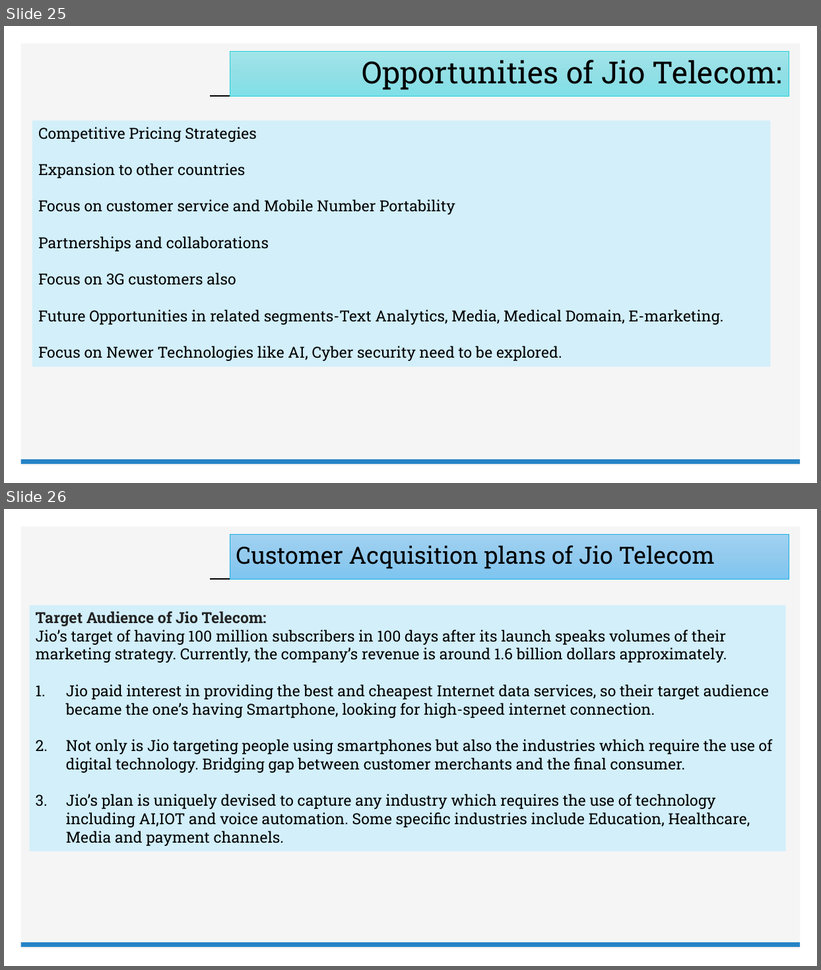
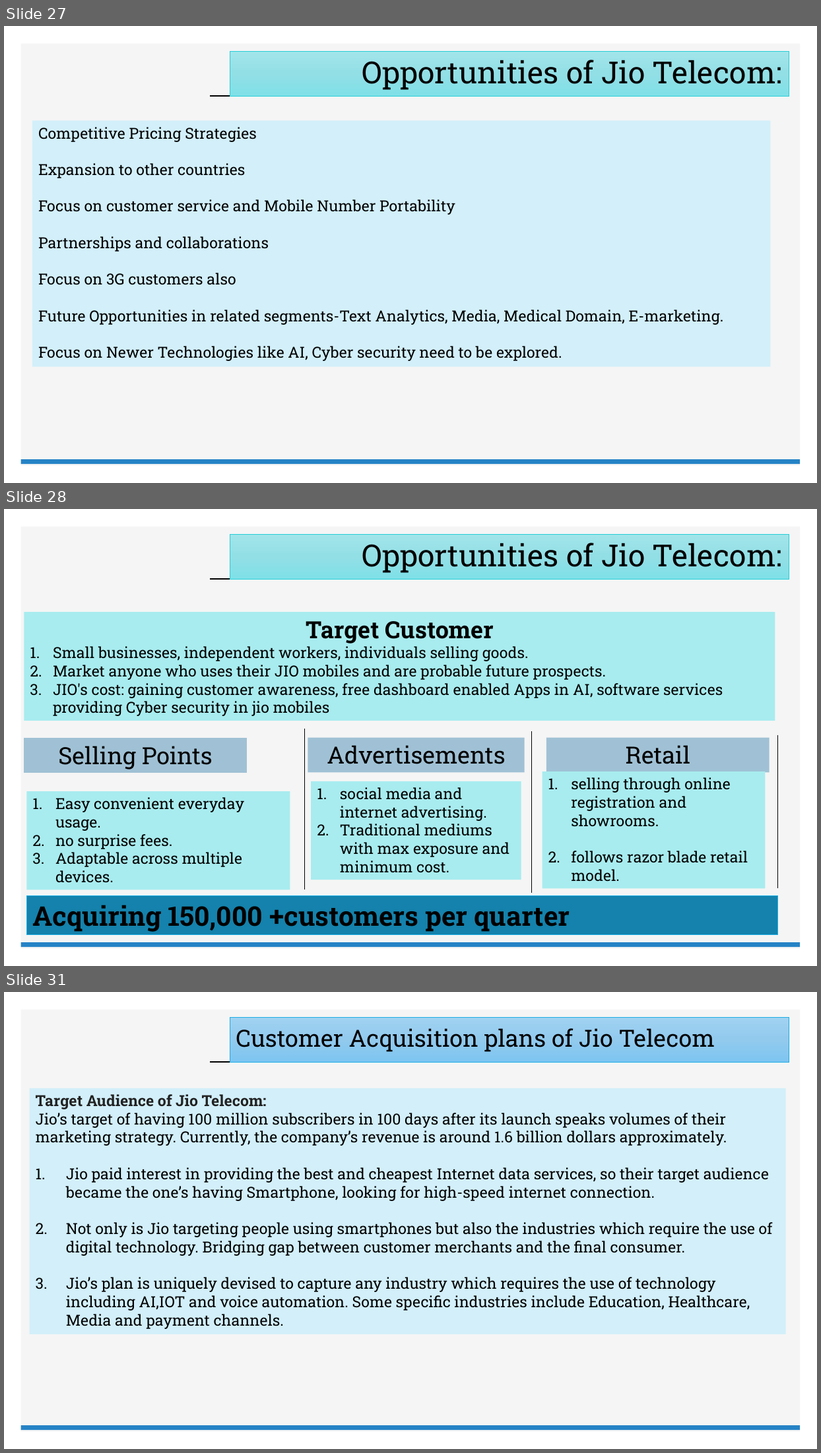
Before and after one commit to Embedded-org/ACCOMPLISHMENTS, a slide deck: SecondYearModule 02-Day 04/JIO_BUSINESS_PLAN.pptx. Shown one above the other, each under a label of ours: slides 25 and 26 before the commit, slides 27, 28 and 31 after it; the slides between them are not shown. The pictures are 821x970 and 821x1453 pixels, drawn with LibreOffice and Linux fonts; fonts in the diff are those of the drawing; background and template pictures are left out. Boxes give left, top, right and bottom in pixels: in the first picture for what was removed or moved away, otherwise in the second. Text is boxed around its words. In the diff, an @@ line names an element or a change of style, - is before the commit and + after.

```diff
--- a/SecondYearModule 02-Day 04/JIO_BUSINESS_PLAN.pptx
+++ b/SecondYearModule 02-Day 04/JIO_BUSINESS_PLAN.pptx
@@ slide 28 added at (4,509,817,966), background #FFFFFF; not listed: 3 template elements that a slide beside it also shows @@
@@ title added at (230,535,789,579), fill gradient #A2E5EB to #94E0E6 to #7FE0E7, outline #27CED7 0.5 pt, 36 pt, text #000000 @@
+Opportunities of Jio Telecom:
@@ rectangle added at (24,612,776,721), fill #A8ECEF, 18 pt, text #000000 @@
+Target Customer
+1. Small businesses, independent workers, individuals selling goods.
+2. Market anyone who uses their JIO mobiles and are probable future prospects.
+3. JIO's cost: gaining customer awareness, free dashboard enabled Apps in AI, software services providing Cyber security in jio mobiles
@@ rectangle added at (24,739,248,773), fill #A0C1D5, 28 pt, text #000000 @@
+Selling Points
@@ line added from (305, 729) to (305, 890), #000000 0.5 pt @@
@@ rectangle added at (308,738,524,772), fill #A0C1D5, 28 pt, text #000000 @@
+Advertisements
@@ line added from (532, 731) to (532, 892), #000000 0.5 pt @@
@@ rectangle added at (547,738,770,772), fill #A0C1D5, 28 pt, text #000000 @@
+Retail
@@ line added from (778, 735) to (778, 889), #000000 0.5 pt @@
@@ rectangle added at (312,782,522,881), fill #A8ECEF, 18 pt, text #000000 @@
+1. social media and internet advertising.
+2. Traditional mediums with max exposure and minimum cost.
@@ rectangle added at (543,772,766,889), fill #A8ECEF, 18 pt, text #000000 @@
+1. selling through online registration and showrooms.
+2. follows razor blade retail model.
@@ rectangle added at (26,791,290,890), fill #A8ECEF, 18 pt, text #000000 @@
+1. Easy convenient everyday usage.
+2. no surprise fees.
+3. Adaptable across multiple devices.
@@ rectangle added at (26,896,778,935), fill #1482AC, outline #1CADE4 0.75 pt, 32 pt, text #000000, bold @@
+Acquiring 150,000 +customers per quarter
@@ what was slide 25 is now slide 27 @@
@@ what was slide 26 is now slide 31 @@
```
Also in this commit, not shown: 1 slide changed, 4 other slides added.
